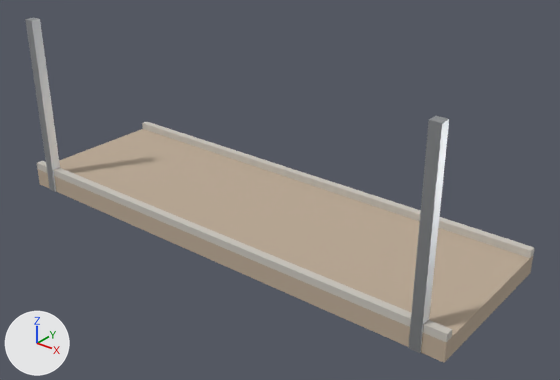
The glTF model public/models/props/pontoon.lod2.glb, before and after one commit.
Both versions are drawn from a 50 mm lens placed at (7.15, -8.39, 5.94), pointed at (0.49, -0.07, 0.78). Lighting does not change. The marker at lower left points along +X, +Y and +Z. The older version comes first. Where no turn or scale is listed for an object, it has been applied to the vertices. Vertices at exactly the same position are counted once.

In view in the first picture: 'props_pontoon'.
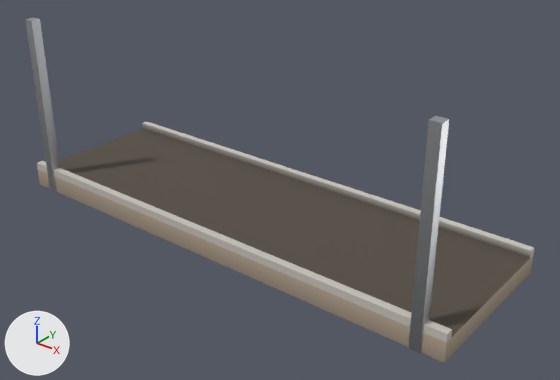
Edits to the scene script, one JSON object a line:
```json
{"block": "mat_timber_bare", "where": "n0 = _N.new('ShaderNodeBsdfPrincipled'); n0.name = 'Principled BSDF'"}
{"op": "remove", "block": "mat_timber_bare", "code": "n0.inputs[0].default_value = (0.5, 0.4, 0.3, 1.0)  # 'Base Color', beige #bcaa95"}
{"op": "add", "block": "mat_timber_bare", "code": "n2 = _N.new('ShaderNodeMix'); n2.name = 'Mix'"}
{"op": "add", "block": "mat_timber_bare", "code": "n2.data_type = 'RGBA'"}
{"op": "add", "block": "mat_timber_bare", "code": "n2.blend_type = 'MULTIPLY'"}
{"op": "add", "block": "mat_timber_bare", "code": "n2.inputs[0].default_value = 1.0  # 'Factor'"}
{"op": "add", "block": "mat_timber_bare", "code": "n2.inputs[7].default_value = (0.5, 0.4, 0.3, 1.0)  # 'B', beige #bcaa95"}
{"op": "add", "block": "mat_timber_bare", "code": "n3 = _N.new('ShaderNodeVertexColor'); n3.name = 'Color Attribute'"}
{"op": "add", "block": "mat_timber_bare", "code": "_L.new(n2.outputs[2], n0.inputs[0])  # 'Result' to 'Base Color'"}
{"op": "add", "block": "mat_timber_bare", "code": "_L.new(n3.outputs[0], n2.inputs[6])  # 'Color' to 'A'"}
{"block": "mat_timber_painted", "where": "n0 = _N.new('ShaderNodeBsdfPrincipled'); n0.name = 'Principled BSDF'"}
{"op": "remove", "block": "mat_timber_painted", "code": "n0.inputs[0].default_value = (0.58, 0.55, 0.5, 1.0)  # 'Base Color', light grey #c8c4bc"}
{"op": "add", "block": "mat_timber_painted", "code": "n2 = _N.new('ShaderNodeMix'); n2.name = 'Mix'"}
{"op": "add", "block": "mat_timber_painted", "code": "n2.data_type = 'RGBA'"}
{"op": "add", "block": "mat_timber_painted", "code": "n2.blend_type = 'MULTIPLY'"}
{"op": "add", "block": "mat_timber_painted", "code": "n2.inputs[0].default_value = 1.0  # 'Factor'"}
{"op": "add", "block": "mat_timber_painted", "code": "n2.inputs[7].default_value = (0.58, 0.55, 0.5, 1.0)  # 'B', light grey #c8c4bc"}
{"op": "add", "block": "mat_timber_painted", "code": "n3 = _N.new('ShaderNodeVertexColor'); n3.name = 'Color Attribute'"}
{"op": "add", "block": "mat_timber_painted", "code": "_L.new(n2.outputs[2], n0.inputs[0])  # 'Result' to 'Base Color'"}
{"op": "add", "block": "mat_timber_painted", "code": "_L.new(n3.outputs[0], n2.inputs[6])  # 'Color' to 'A'"}
{"block": "mat_metal_galv", "where": "n0 = _N.new('ShaderNodeBsdfPrincipled'); n0.name = 'Principled BSDF'"}
{"op": "remove", "block": "mat_metal_galv", "code": "n0.inputs[0].default_value = (0.6, 0.62, 0.64, 1.0)  # 'Base Color', light grey #cbced1"}
{"op": "add", "block": "mat_metal_galv", "code": "n2 = _N.new('ShaderNodeMix'); n2.name = 'Mix'"}
{"op": "add", "block": "mat_metal_galv", "code": "n2.data_type = 'RGBA'"}
{"op": "add", "block": "mat_metal_galv", "code": "n2.blend_type = 'MULTIPLY'"}
{"op": "add", "block": "mat_metal_galv", "code": "n2.inputs[0].default_value = 1.0  # 'Factor'"}
{"op": "add", "block": "mat_metal_galv", "code": "n2.inputs[7].default_value = (0.6, 0.62, 0.64, 1.0)  # 'B', light grey #cbced1"}
{"op": "add", "block": "mat_metal_galv", "code": "n3 = _N.new('ShaderNodeVertexColor'); n3.name = 'Color Attribute'"}
{"op": "add", "block": "mat_metal_galv", "code": "_L.new(n2.outputs[2], n0.inputs[0])  # 'Result' to 'Base Color'"}
{"op": "add", "block": "mat_metal_galv", "code": "_L.new(n3.outputs[0], n2.inputs[6])  # 'Color' to 'A'"}
{"block": "me_props_pontoon", "where": "me_props_pontoon.from_pydata(...)  # 36 vertices, 60 faces; spans x -4.0..4.0, y -1.31..1.31, z -1.5..1.5"}
{"block": "me_props_pontoon", "where": "# used by ob_props_pontoon; location = (0.0, -0.01, 1.5)"}
{"block": "me_props_pontoon", "change": "me_props_pontoon part 1: vertex colours changed"}
```

What differs and where, as boxes [x1, y1, x2, y2] in the pictures (560 x 380 px):
```json
{"object": "props_pontoon", "change": "recoloured", "before": [34, 40, 534, 363], "after": [34, 40, 534, 363], "on screen": "darker"}
```
